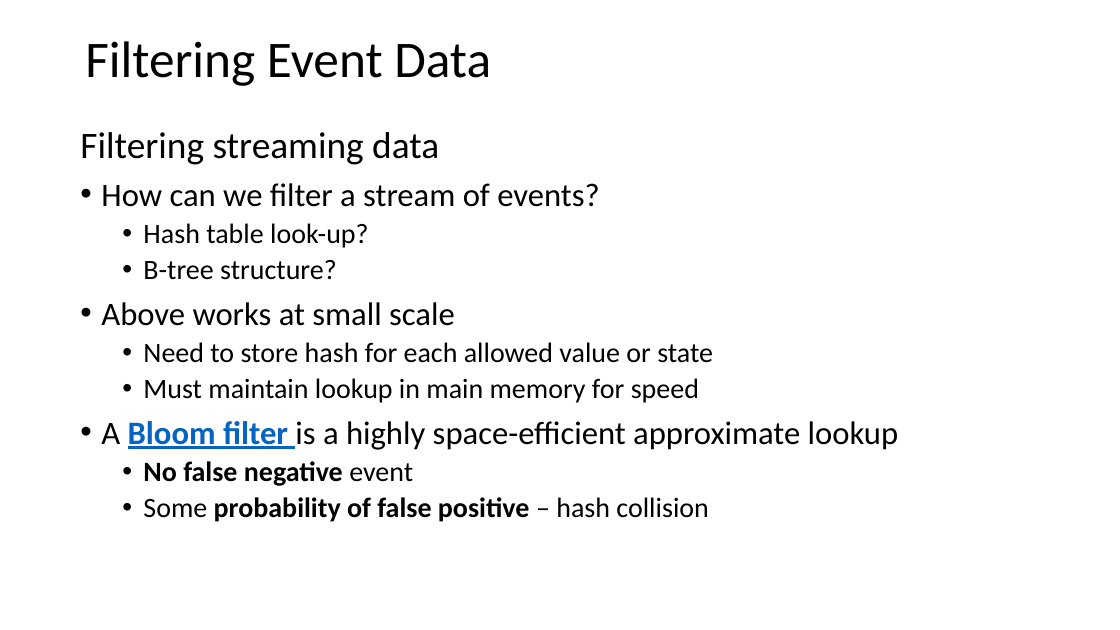
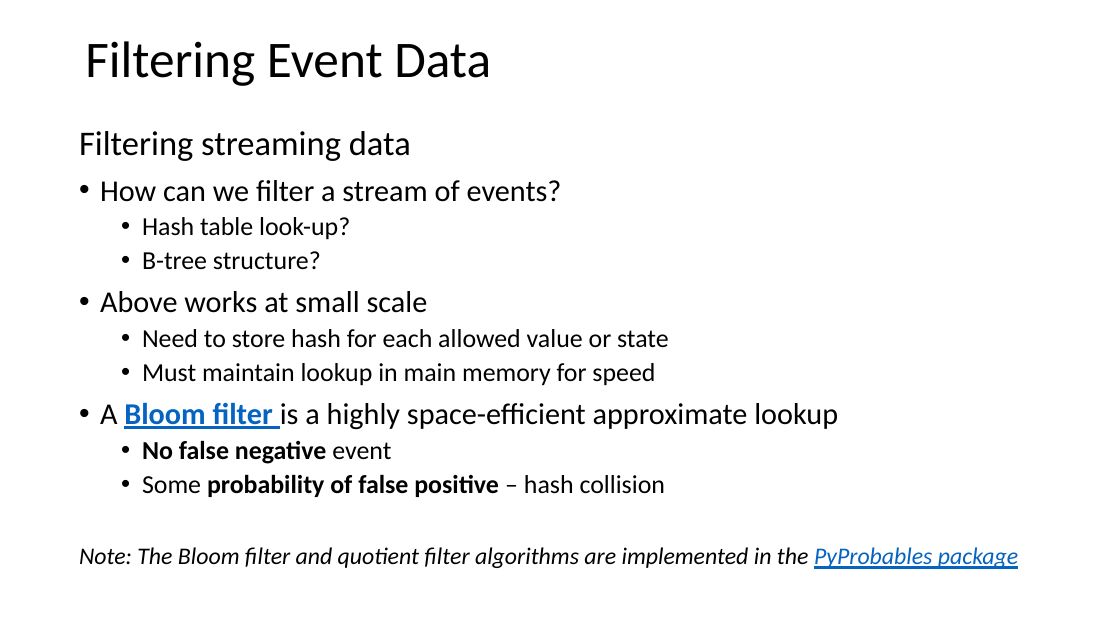
Before and after one commit to harelgabainew/school1, a slide deck: slide 48 of slides/2_StreamingAnalytics.pptx. Drawn at 1120x630 pixels with LibreOffice and Linux fonts; fonts in the diff are those of the drawing. Boxes give left, top, right and bottom in pixels: in the first picture for what was removed or moved away, otherwise in the second. Text is boxed around its words. In the diff, an @@ line names an element or a change of style, - is before the commit and + after.

```diff
--- a/slides/2_StreamingAnalytics.pptx
+++ b/slides/2_StreamingAnalytics.pptx
@@ text at (79,131,838,497): size 32 to 29.6 pt in "Filtering streaming data"; size 28 to 25.9 pt in "How can we filter a stream of ...", "Above works at small scale", "A Bloom filter is a highly space-efficient ..."; size 24 to 22.2 pt in "Hash table look-up?", "B-tree structure?", "Need to store hash for each allowed ...", "Must maintain lookup in main memory for ..." and 2 more places @@
@@ text at (79,547,1018,569): paragraph added @@
+Note: The Bloom filter and quotient filter algorithms are implemented in the PyProbables package
```
Also in this commit, not shown: 27 other slides changed, 13 slides added, 1 slide removed.
